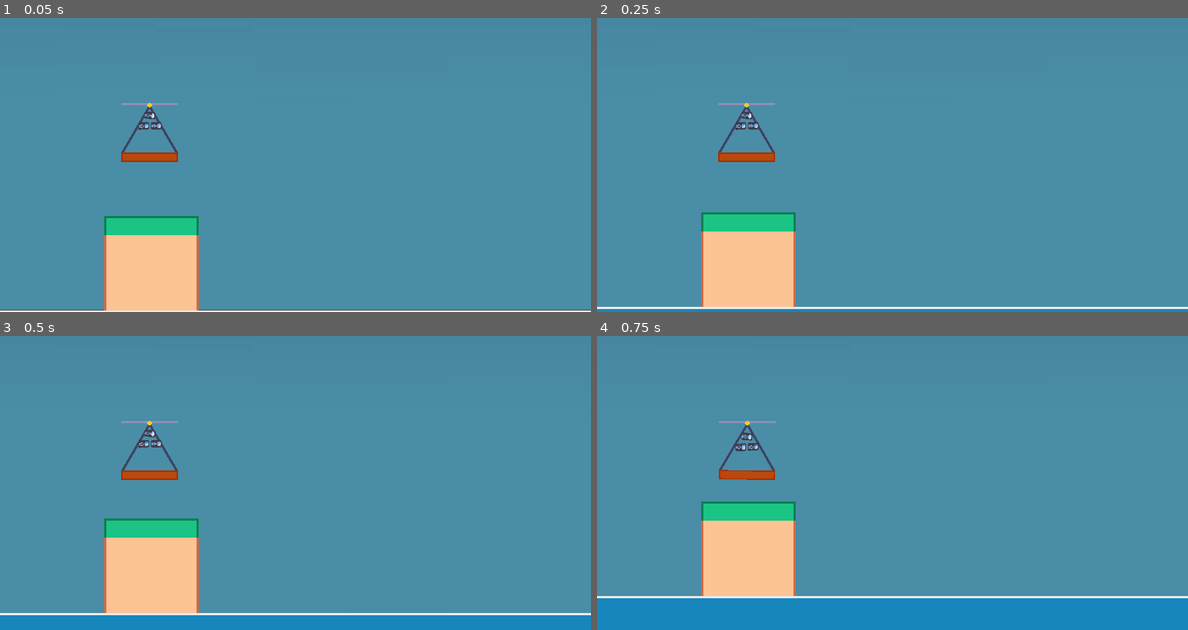
Above: before the commit, frames 1-4 (two rows, left to right).
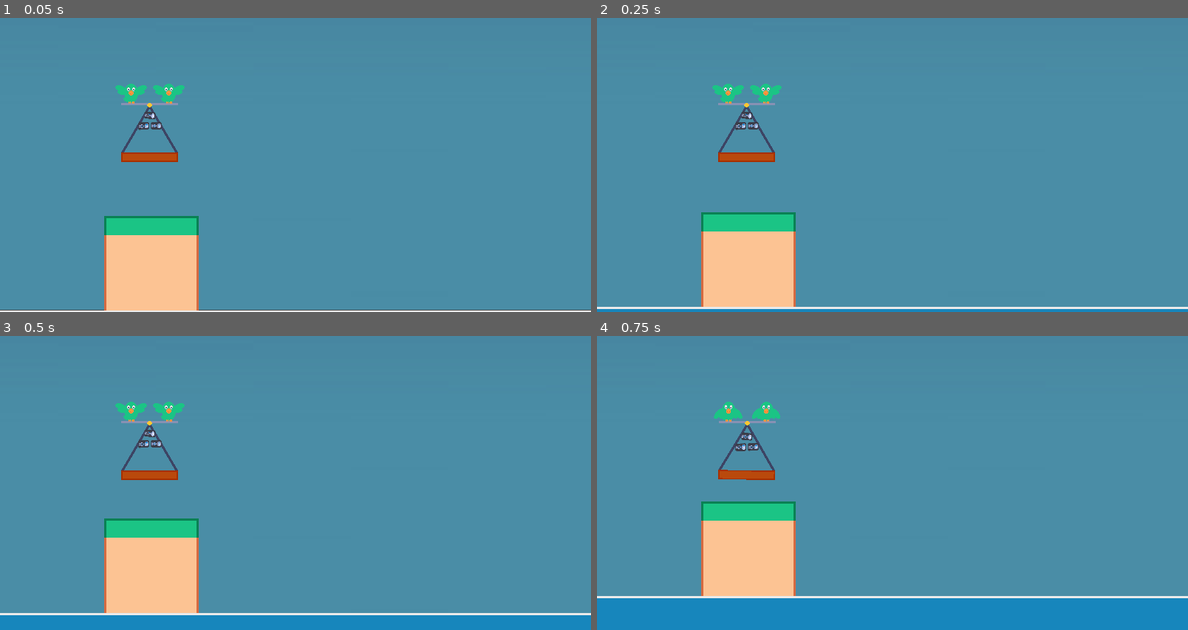
Above: after the commit, the same moments.

Repository: zekehernandez/spicy
Game: Godot game, scene res://Stage.tscn
Same seed, same stepped clock (60 frames per second), same inputs: the game is played once before the commit and once after it.
Inputs:
- Up to frame 1 (0.05 s): no input
- Up to frame 2 (0.25 s): no input
- Up to frame 3 (0.5 s): no input
- Up to frame 4 (0.75 s): hold Right (move_right) from 0.53 s (still down); hold Up (jump) from 0.53 s (still down)

The runs differ from the first frame. In frame 1, 0.4% of the frame differs, in the area x 19-32%, y 22-30%; in frame 2, 0.4%; in frame 3, 0.4%; in frame 4, 0.4%.

Commit message:
getting there

Diff:
--- a/player/Bird.tscn
+++ b/player/Bird.tscn
@@ -1,17 +1,44 @@
-[gd_scene load_steps=3 format=2]
+[gd_scene load_steps=7 format=2]
 
-[ext_resource path="res://player/osb_jump.png" type="Texture" id=1]
+[ext_resource path="res://player/bird_atlas.png" type="Texture" id=1]
 
-[sub_resource type="CircleShape2D" id=1]
+[sub_resource type="AtlasTexture" id=4]
+atlas = ExtResource( 1 )
+region = Rect2( 0, 0, 448, 320 )
 
-[node name="Bird" type="RigidBody2D"]
-mass = 0.5
-gravity_scale = 0.5
+[sub_resource type="AtlasTexture" id=5]
+atlas = ExtResource( 1 )
+region = Rect2( 448, 0, 448, 320 )
 
-[node name="Sprite" type="Sprite" parent="."]
-position = Vector2( -1.49012e-08, -1.49012e-08 )
-scale = Vector2( 0.375, 0.375 )
-texture = ExtResource( 1 )
+[sub_resource type="AtlasTexture" id=7]
+atlas = ExtResource( 1 )
+region = Rect2( 0, 0, 448, 320 )
 
-[node name="CollisionShape2D" type="CollisionShape2D" parent="."]
-shape = SubResource( 1 )
+[sub_resource type="AtlasTexture" id=6]
+atlas = ExtResource( 1 )
+region = Rect2( 0, 320, 448, 320 )
+
+[sub_resource type="SpriteFrames" id=8]
+animations = [ {
+"frames": [ SubResource( 4 ), SubResource( 5 ) ],
+"loop": true,
+"name": "fly",
+"speed": 10.0
+}, {
+"frames": [ SubResource( 7 ) ],
+"loop": true,
+"name": "glide",
+"speed": 5.0
+}, {
+"frames": [ SubResource( 6 ) ],
+"loop": true,
+"name": "idle",
+"speed": 5.0
+} ]
+
+[node name="Bird" type="AnimatedSprite"]
+rotation = 1.16415e-10
+scale = Vector2( 0.25, 0.25 )
+frames = SubResource( 8 )
+animation = "glide"
+playing = true
--- a/player/Mover.gd
+++ b/player/Mover.gd
@@ -16,7 +16,6 @@
 func _ready():
   pass # Replace with function body.
 
-
 func _integrate_forces(s):
   var lv = s.get_linear_velocity()
   var step = s.get_step()
@@ -34,3 +33,14 @@
 
   if up:
     $Motor.apply_central_impulse(Vector2(0, -15))
+
+
+  if left or right or up:
+    $Motor/LeftBird.set_animation("fly")
+    $Motor/RightBird.set_animation("fly")
+  elif lv.y > 0.5:
+    $Motor/LeftBird.set_animation("glide")
+    $Motor/RightBird.set_animation("glide")
+  else:
+    $Motor/LeftBird.set_animation("idle")
+    $Motor/RightBird.set_animation("idle")
--- a/player/Mover.tscn
+++ b/player/Mover.tscn
@@ -1,8 +1,9 @@
-[gd_scene load_steps=7 format=2]
+[gd_scene load_steps=8 format=2]
 
 [ext_resource path="res://player/platform.png" type="Texture" id=1]
-[ext_resource path="res://player/bar.png" type="Texture" id=2]
+[ext_resource path="res://player/Bird.tscn" type="PackedScene" id=2]
 [ext_resource path="res://player/Mover.gd" type="Script" id=3]
+[ext_resource path="res://player/bar.png" type="Texture" id=4]
 
 [sub_resource type="PhysicsMaterial" id=3]
 friction = 0.5
@@ -32,21 +33,6 @@
 limit_bottom = 640
 limit_smoothed = true
 
-[node name="JointA" type="GrooveJoint2D" parent="."]
-position = Vector2( -0.0624151, -96 )
-rotation = 0.532325
-node_a = NodePath("../Motor")
-node_b = NodePath("..")
-length = 192.0
-
-[node name="JointA2" type="GrooveJoint2D" parent="."]
-position = Vector2( -0.0624124, -96 )
-rotation = -0.532325
-scale = Vector2( 1, 1 )
-node_a = NodePath("../Motor")
-node_b = NodePath("..")
-length = 192.0
-
 [node name="CollisionShape2D2" type="CollisionShape2D" parent="."]
 position = Vector2( 0.0727906, 79.8049 )
 rotation = 4.07453e-10
@@ -67,4 +53,17 @@
 [node name="Sprite" type="Sprite" parent="Motor"]
 position = Vector2( 0.135216, 208 )
 scale = Vector2( 0.25, 0.25 )
-texture = ExtResource( 2 )
+texture = ExtResource( 4 )
+
+[node name="LeftBird" parent="Motor" instance=ExtResource( 2 )]
+position = Vector2( -63.8856, 176.042 )
+scale = Vector2( 0.25, 0.25 )
+
+[node name="RightBird" parent="Motor" instance=ExtResource( 2 )]
+position = Vector2( 64.1144, 175.958 )
+scale = Vector2( 0.25, 0.25 )
+
+[node name="PinJoint2D" type="PinJoint2D" parent="."]
+position = Vector2( -0.0624156, -96 )
+node_a = NodePath("../Motor")
+node_b = NodePath("..")
--- a/project.godot
+++ b/project.godot
@@ -54,6 +54,7 @@
 
 [debug]
 
+settings/stdout/print_fps=true
 gdscript/completion/autocomplete_setters_and_getters=true
 gdscript/warnings/unsafe_property_access=true
 gdscript/warnings/unsafe_method_access=true
Binary file added: player/bird_atlas.png
Not shown, added: player/bird_atlas.png.import
